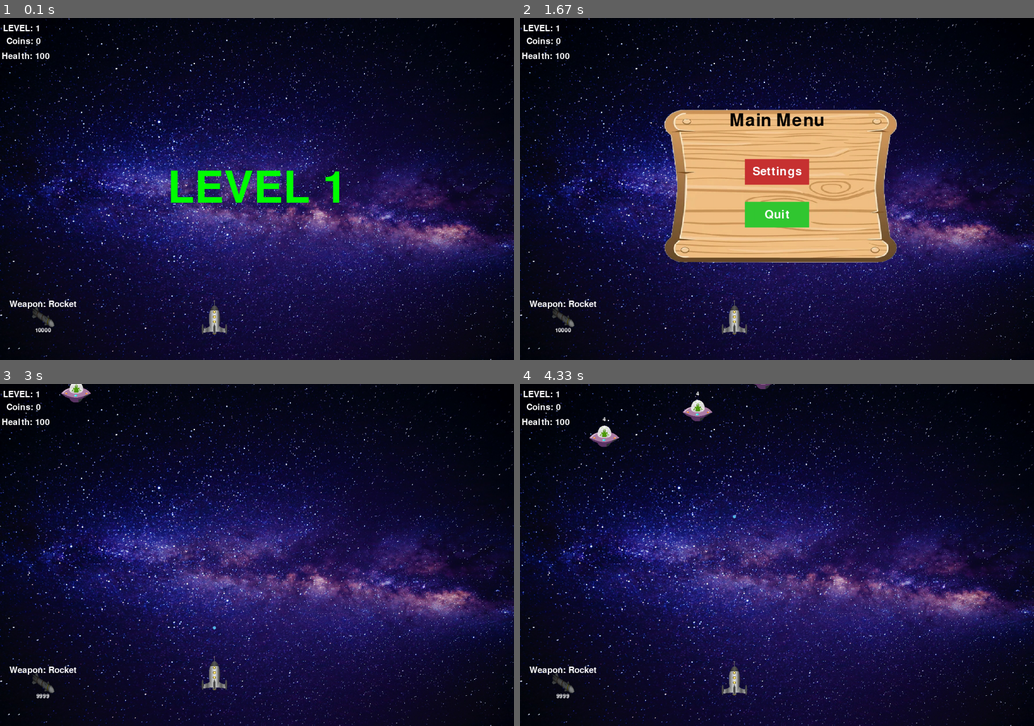
Above: before the commit, frames 1-4 (two rows, left to right).
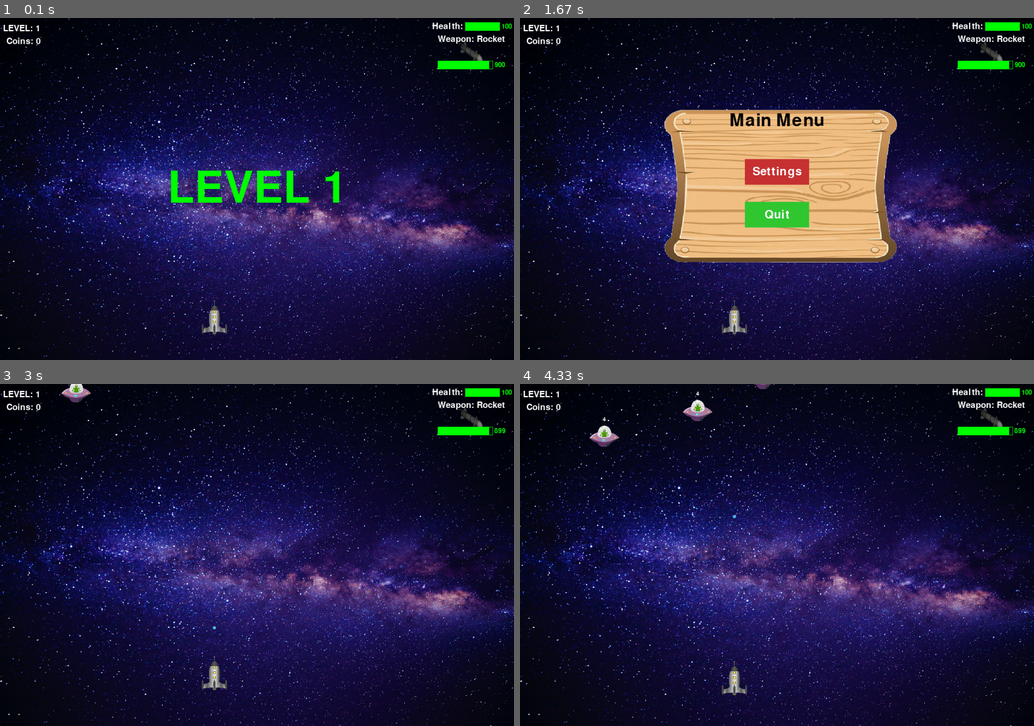
Above: after the commit, the same moments.

Repository: Pavel-Bylkov/shuter_pygame
Game: pygame game, started from game5.py
Same seed, same stepped clock (60 frames per second), same inputs: the game is played once before the commit and once after it.
Inputs:
- Up to frame 1 (0.1 s): no input
- Up to frame 2 (1.67 s): hold P 0.33-0.8 s; hold Up 0.33-0.8 s; tap Esc at 1.33 s
- Up to frame 3 (3 s): hold P 1.67-2.13 s; hold Down 1.67-2.13 s; tap Esc at 2.17 s; tap Space at 2.5 s; tap W at 2.83 s
- Up to frame 4 (4.33 s): tap S at 4.17 s

The runs differ from the first frame. In frame 1, 1.2% of the frame differs, in the area x 0-100%, y 1-92%; in frame 2, 1.2%; in frame 3, 1.2%; in frame 4, 1.2%.

Commit message:
add status bar

Diff:
--- a/game5.py
+++ b/game5.py
@@ -3,6 +3,7 @@
 import random
 import time
 import sys
+import math
 
 # todo add give many and pay upgrades
 # todo add store with weapon strangth, firrate, restore HP
@@ -107,6 +108,42 @@
         win.blit(self.image, self.rect)
 
 
+class StatusBar:
+    def __init__(self, center_x, center_y, width=50, height=10, max_value=100):
+        self.color = GREEN
+        self.text = Text(text=f" {max_value}", color=self.color,
+                         x=center_x, y=center_y, font_size=height+2)
+        self.rect = pg.Rect(center_x - width//2, center_y - height//2,
+                            width - self.text.rect.width, height)
+        self.max_value = max_value
+        self.cur_value = max_value
+        self.text.rect.left = self.rect.right
+
+    def correct_pos(self, left, center_y):
+        self.rect.centery = center_y
+        self.rect.left = left
+        self.text.rect.left = self.rect.right
+        self.text.rect.centery = center_y
+
+    def update(self, new_value):
+        self.cur_value = new_value
+        self.color = GREEN if self.cur_value / self.max_value > 0.2 else RED
+        self.text.update(f" {new_value}")
+        self.text.change_color(self.color)
+
+    def draw(self, win):
+        pg.draw.rect(win, self.color, self.rect, width=1)
+        rect = pg.Rect(self.rect.x, self.rect.y,
+                       self.rect.width//10, self.rect.height)
+        start_x = self.rect.x
+        for i in range(math.ceil(self.cur_value / self.max_value * 10)):
+            rect.x = start_x + self.rect.width//10 * i
+            pg.draw.rect(win, self.color, rect)
+        self.text.reset(win)
+
+
+
+
 class Weapon:
     def __init__(self, name, time_reload, speed, power, volume, img,
                  mini_img=None, mini_x=0, mini_y=0):
@@ -122,17 +159,20 @@
             self.mini_img = mini_img
             self.rect = self.mini_img.get_rect(center=(mini_x, mini_y))
             self.name.change_pos(self.rect.centerx, self.rect.top)
-            self.display_volume = Text(text=f"{volume}", font_size=20,
-                                       x=self.rect.centerx, y=self.rect.bottom)
+            self.display_volume = StatusBar(self.rect.centerx, self.rect.bottom,
+                                            width=self.name.rect.width, height=20,
+                                            max_value=volume)
 
     def draw(self, win):
         if self.mini_img is not None:
             win.blit(self.mini_img, self.rect)
             self.name.reset(win)
-            self.display_volume.update(f"{self.volume}")
-            self.display_volume.reset(win)
+            self.display_volume.update(self.volume)
+            self.display_volume.draw(win)
 
     def reloaded(self):
+        if self.volume == 0:
+            return False
         return time.time() - self.reload > self.time_for_reload
 
     def fire(self, x, y, direction=1):
@@ -150,15 +190,18 @@
         super().__init__(x=x, y=y, speed=speed, img=Images.hero)
         self.bullets = pg.sprite.Group()
         self.health = 100
-        self.health_display = Text(x=60, y=90, text="Health: 100", font_size=30)
+        self.health_display = Text(x=Conf.win_width - 155, y=20, text="Health:", font_size=30)
+        self.health_bar = StatusBar(0, 0, Conf.win_width-self.health_display.rect.right-10,
+                                    height=20, max_value=self.health)
+        self.health_bar.correct_pos(self.health_display.rect.right+5, self.health_display.rect.centery)
         self.cur_weapon = 0
         self.weapons = (
-            Weapon(name=Conf.weapon_names[0], time_reload=0.15, speed=10, power=1, volume=10000,
-                   img=Images.bulls[0], mini_img=Images.weapon[0], mini_x=100,
-                   mini_y=Conf.win_height - 100),
-            Weapon(name=Conf.weapon_names[1], time_reload=0.5, speed=15, power=4, volume=1000,
-                   img=Images.bulls[1], mini_img=Images.weapon[1], mini_x=100,
-                   mini_y=Conf.win_height - 100))
+            Weapon(name=Conf.weapon_names[0], time_reload=0.15, speed=10, power=1, volume=900,
+                   img=Images.bulls[0], mini_img=Images.weapon[0], mini_x=Conf.win_width - 100,
+                   mini_y=80),
+            Weapon(name=Conf.weapon_names[1], time_reload=0.5, speed=15, power=4, volume=300,
+                   img=Images.bulls[1], mini_img=Images.weapon[1], mini_x=Conf.win_width - 100,
+                   mini_y=80))
         # 1 - blaster, 2 - fireball
 
     def change_weapon(self):
@@ -175,7 +218,7 @@
 
     def update(self, events):
         self.bullets.update()
-        self.health_display.update(f"Health: {self.health}")
+        self.health_bar.update(self.health)
         keys = pg.key.get_pressed()
         if keys[pg.K_w]:
             self.rect.y -= self.speed
@@ -201,6 +244,7 @@
         super().reset(win)
         self.bullets.draw(win)
         self.health_display.reset(win)
+        self.health_bar.draw(win)
         self.weapons[self.cur_weapon].draw(win)
 
 
@@ -229,6 +273,9 @@
         self.move()
         self.health_display.change_pos(x=self.rect.centerx, y=(self.rect.top-15))
         self.health_display.update(f"{self.health}")
+
+    def is_dead(self):
+        return self.health <= 0
 
 
 class Enemy2(Enemy):
@@ -248,6 +295,10 @@
         self.weapon = Weapon(name=Conf.weapon_names[0], time_reload=0.3,
                              speed=10, power=power,
                              volume=1000, img=Images.bulls[0])
+        self.left_radar = pg.Rect(self.rect.left-50, self.rect.bottom,
+                                 50, Conf.win_height)
+        self.right_radar = pg.Rect(self.rect.right+50, self.rect.bottom,
+                                  50, Conf.win_height)
 
     def move(self):
         if 30 < self.rect.x + self.speed < Conf.win_width - 30:
@@ -265,7 +316,15 @@
                                               y=self.rect.bottom, direction=0))
 
     def update_fire(self):
-        self.fire_line.x = self.rect.x
+        self.fire_line.centerx = self.rect.centerx
+        self.left_radar.right = self.rect.left
+        self.right_radar.left = self.rect.right
+
+    def change_move(self, hero):
+        if self.speed < 0 and self.right_radar.colliderect(hero.rect):
+            self.speed *= -1
+        if self.speed > 0 and self.left_radar.colliderect(hero.rect):
+            self.speed *= -1
 
     def update(self):
         super().update()
@@ -276,6 +335,8 @@
 
     def reset(self, win):
         # pg.draw.rect(win, (250, 200, 230), self.fire_line)
+        # pg.draw.rect(win, (50, 200, 30), self.left_radar)
+        # pg.draw.rect(win, (50, 20, 230), self.right_radar)
         self.bullets.draw(win)
 
 
@@ -292,6 +353,12 @@
             self.rect.y += self.speed
         if self.rect.y < 0 or self.rect.y > Conf.win_height + 50:
             self.kill()
+
+    @staticmethod
+    def bullet_collide(sprite, bull_group):
+        coll = pg.sprite.spritecollide(sprite, bull_group, True)
+        for bull in coll:
+            sprite.health -= bull.power
 
 
 class Bum(pg.sprite.Sprite):
@@ -402,21 +469,18 @@
         for monster in self.monsters1:
             monster.update()
             if isinstance(monster, Boss):
+                monster.change_move(self.hero)
                 monster.update_fire()
                 if monster.check_fire(self.hero):
                     monster.fire()
-                coll = pg.sprite.spritecollide(self.hero, monster.bullets, True)
-                for bull in coll:
-                    self.hero.get_hit(bull.power)
+                Bullet.bullet_collide(self.hero, monster.bullets)
             if monster.is_lose():
                 self.hero.get_hit(monster.health)
             if pg.sprite.collide_rect(monster, self.hero):
                 self.hero.get_hit(monster.health)
                 monster.health = 0
-            coll = pg.sprite.spritecollide(monster, self.hero.bullets, True)
-            for bull in coll:
-                monster.health -= bull.power
-            if monster.health <= 0:
+            Bullet.bullet_collide(monster, self.hero.bullets)
+            if monster.is_dead():
                 self.bums.add(
                     Bum(monster.rect.centerx, monster.rect.centery)
                 )
@@ -594,6 +658,7 @@
             self.current_sound = None
             self.is_playing = False
             self.timer = time.time()
+            self.channel = None
 
     def add(self, *filenames):
         for filename in filenames:
@@ -607,7 +672,7 @@
     def play_current(self):
         if self.current_sound is not None:
             self.sounds[self.current_sound].set_volume(self.volume)
-            self.sounds[self.current_sound].play(loops=-1)
+            self.channel = self.sounds[self.current_sound].play(loops=-1)
             self.is_playing = True
 
     def play(self, index=0):
@@ -642,10 +707,10 @@
     def control(self, key):
         if key == pg.K_p:
             if self.is_playing:
-                pg.mixer.pause()
+                self.channel.pause()
                 self.is_playing = False
             else:
-                pg.mixer.unpause()
+                self.channel.unpause()
                 self.is_playing = True
         comand = {pg.K_t: self.stop, pg.K_l: self.play,
                   pg.K_n: self.play_next}
